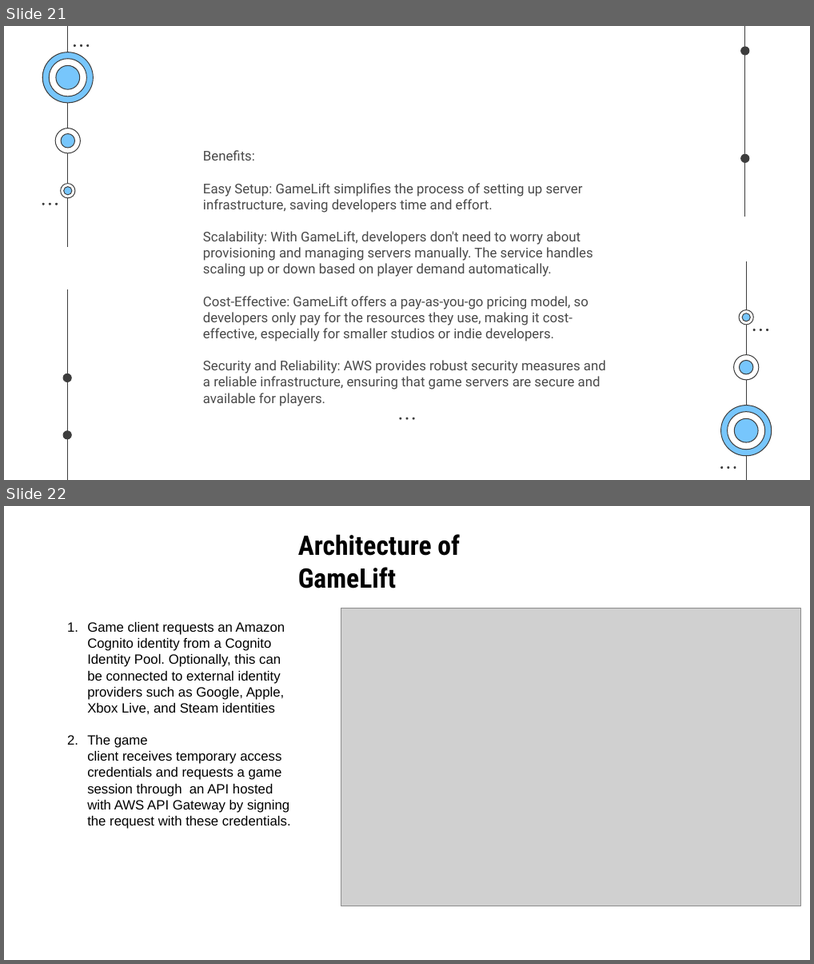
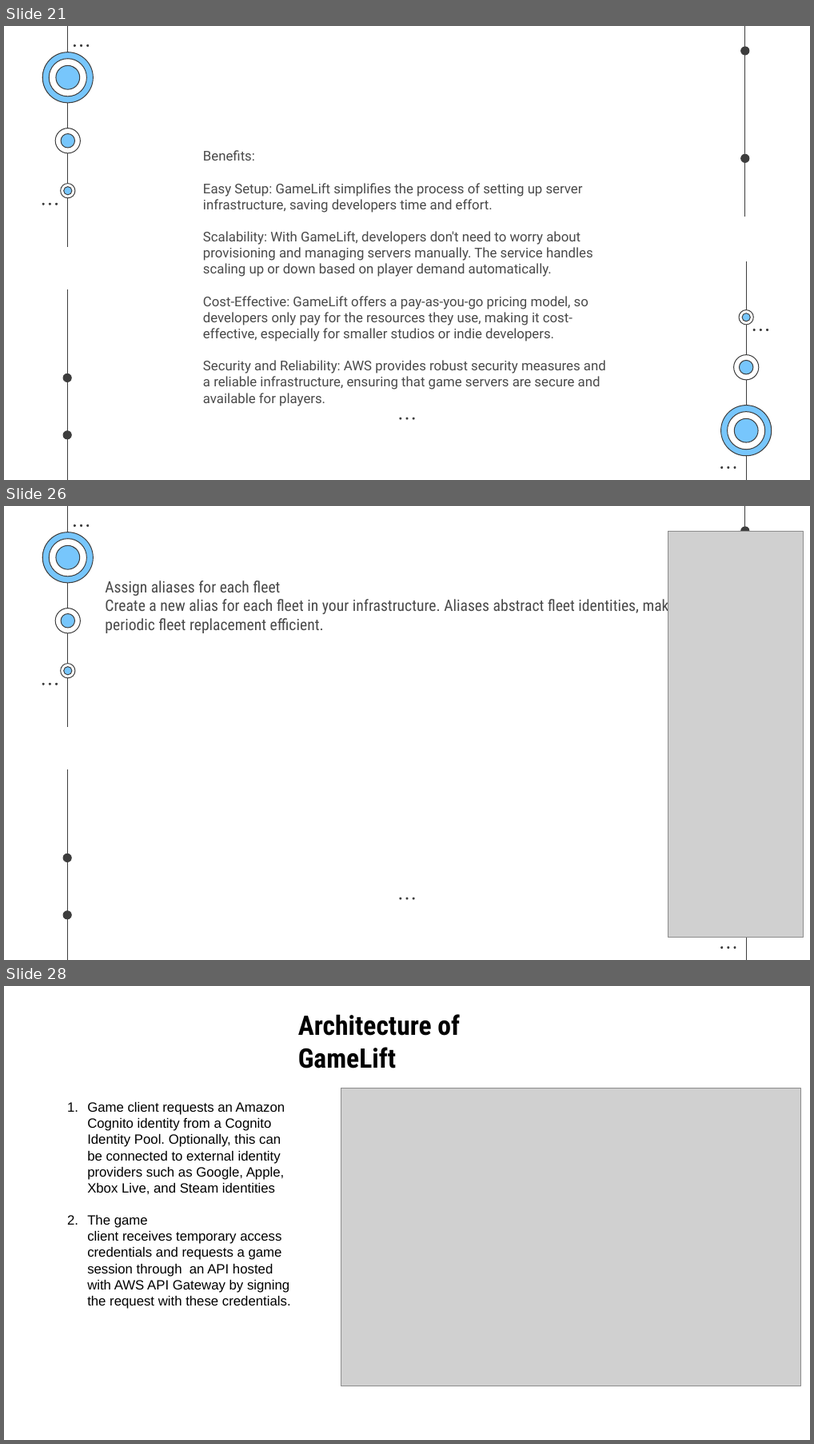
Before and after one commit to SaurabhYadav388/misc_works, a slide deck: Cloud_PPT/Shosau.pptx. Shown one above the other, each under a label of ours: slides 21 and 22 before the commit, slides 21, 26 and 28 after it; the slides between them are not shown. The pictures are 814x964 and 814x1444 pixels, drawn with LibreOffice and Linux fonts; fonts in the diff are those of the drawing; grey boxes stand for pictures. Boxes give left, top, right and bottom in pixels: in the first picture for what was removed or moved away, otherwise in the second. Text is boxed around its words. In the diff, an @@ line names an element or a change of style, - is before the commit and + after.

```diff
--- a/Cloud_PPT/Shosau.pptx
+++ b/Cloud_PPT/Shosau.pptx
@@ slide 26 added at <box>4,506,810,960</box>, background #FFFFFF; not listed: 35 template elements that a slide beside it also shows @@
@@ picture added at <box>669,531,804,936</box> @@
@@ subtitle added at <box>105,580,689,633</box>, 14 pt, text #494949 @@
+Assign aliases for each fleet
+Create a new alias for each fleet in your infrastructure. Aliases abstract fleet identities, making periodic fleet replacement efficient.
@@ what was slide 22 is now slide 28 @@
```
Also in this commit, not shown: 1 slide changed, 5 other slides added.
